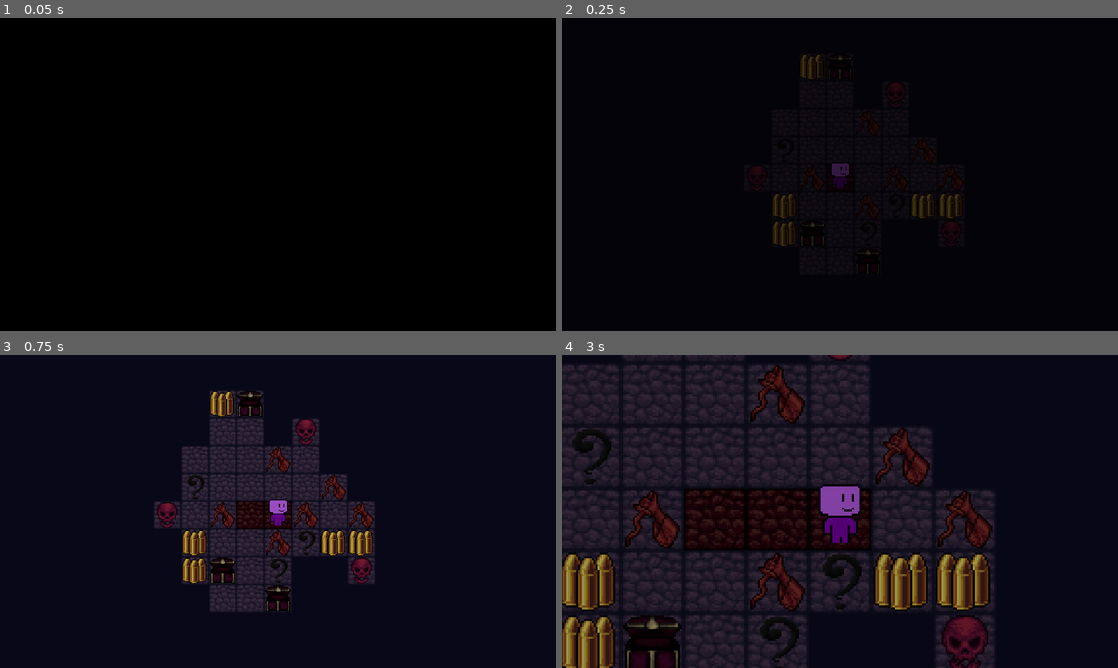
Above: before the commit, frames 1-4 (two rows, left to right).
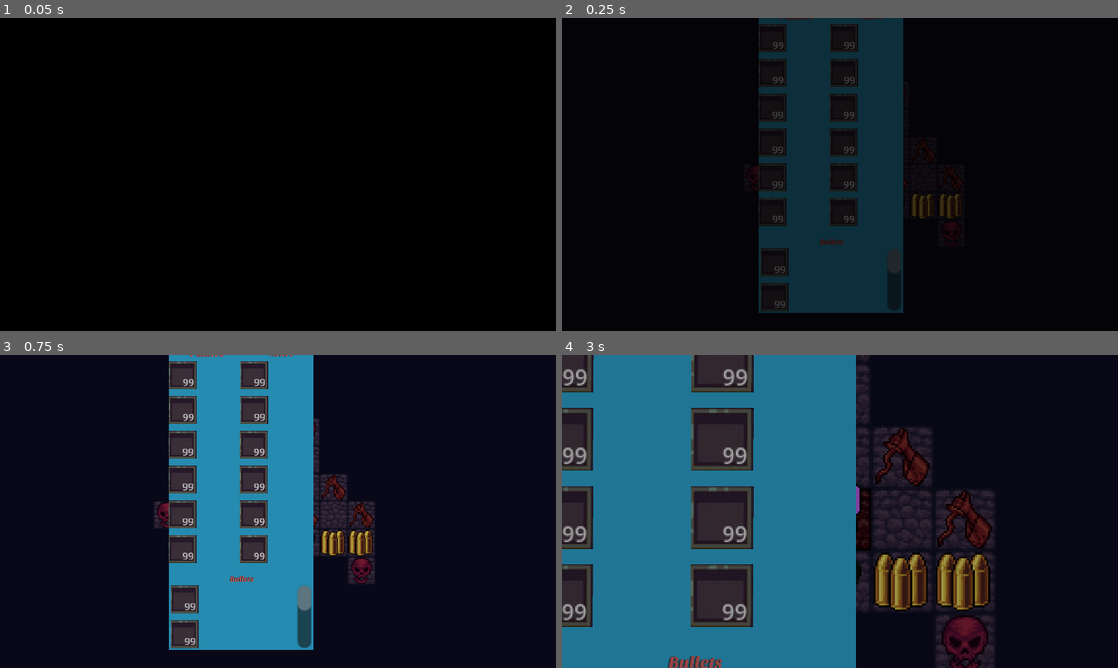
Above: after the commit, the same moments.

Repository: qthn67/HollowChamberGame
Game: Godot game, scene res://overworld.tscn
Two runs of this game, one before a commit and one after it. Both use one fixed random seed, a clock stepped at 60 frames per second and the inputs below.
Inputs (mouse positions are in pixels of both pictures, inside the frame that each line leads up to):
- Up to frame 1 (0.05 s): no input
- Up to frame 2 (0.25 s): no input
- Up to frame 3 (0.75 s): tap Enter at 0.5 s; move the mouse to (400, 495) at 0.52 s; hold Right (ui_right) from 0.53 s (still down); tap I (i, bound only after the commit) at 0.6 s; click (400, 495) at 0.67 s
- Up to frame 4 (3 s): release Right (ui_right) at 1.25 s; tap Space (debug1) at 1.25 s; drag from (728, 527) to (812, 574) at 1.27 s; tap Enter at 2 s; move the mouse to (895, 442) at 2.02 s; hold Right (ui_right) 2.03-2.75 s; tap I (i, bound only after the commit) at 2.1 s; drag from (812, 574) to (673, 464) at 2.77 s

Frame 1 is identical in both runs. In frame 2, 19% of the frame differs, in the area x 35-62%, y 0-95%; in frame 3, 23%; in frame 4, 48%, in the area x 0-53%, y 0-100%.

Commit message:
sdgsdghdghf

Diff:
--- a/Inventory/Scenes/inventory.tscn
+++ b/Inventory/Scenes/inventory.tscn
@@ -1,7 +1,7 @@
-[gd_scene load_steps=6 format=3 uid="uid://cecwfav6dle0b"]
+[gd_scene load_steps=6 format=3 uid="uid://0it7ldjor7up"]
 
 [ext_resource type="Texture2D" uid="uid://cpfsx3so0juwc" path="res://Assets/blue background.jpg" id="1_spuu0"]
-[ext_resource type="PackedScene" uid="uid://c22ooclwatdgp" path="res://Inventory/inventory_slots.tscn" id="1_uov6c"]
+[ext_resource type="PackedScene" path="res://Inventory/Scenes/inventory_slots.tscn" id="1_uov6c"]
 [ext_resource type="Texture2D" uid="uid://dfqur1g2usav8" path="res://Assets/Passive.png" id="2_2aw4r"]
 [ext_resource type="Texture2D" uid="uid://dv1ppt6lvcujh" path="res://Assets/Active.png" id="3_spuu0"]
 [ext_resource type="Texture2D" uid="uid://c54uxaywxeu20" path="res://Assets/Bullets.png" id="4_nxe83"]
--- a/Inventory/playerinv.tres
+++ b/Inventory/playerinv.tres
@@ -105,4 +105,4 @@
 
 [resource]
 script = ExtResource("2_j5s0h")
-slots = Array[Resource]([SubResource("Resource_j5s0h"), SubRes …(583 unchanged characters)…
+slots = Array[ExtResource("2_jtkq5")]([SubResource("Resource_j5s0h"), SubRes …(583 unchanged characters)…
--- a/combat.tscn
+++ b/combat.tscn
@@ -111,6 +111,7 @@
 text = "loaded ammo"
 
 [node name="TestEnemyLayout" parent="." instance=ExtResource("3_p7wow")]
+selected_layout = 2
 
 [node name="Options" type="Control" parent="."]
 layout_mode = 3
--- a/overworld.tscn
+++ b/overworld.tscn
@@ -14,6 +14,7 @@
 [ext_resource type="Texture2D" uid="uid://cwc41ai5d6o1x" path="res://eventTiles.png" id="10_hnx86"]
 [ext_resource type="Texture2D" uid="uid://cwpmsvsw5mte6" path="res://TempDialogueBox.png" id="14_pwyxv"]
 [ext_resource type="Script" uid="uid://dsq0s684td8i0" path="res://box.gd" id="15_hypey"]
+[ext_resource type="PackedScene" uid="uid://0it7ldjor7up" path="res://Inventory/Scenes/inventory.tscn" id="15_y687k"]
 
 [sub_resource type="GDScript" id="GDScript_gl4o0"]
 resource_name = "CameraControl"
@@ -1148,6 +1149,7 @@
 font_size = 100
 
 [node name="overworld" type="Node2D"]
+position = Vector2(-1, 0)
 
 [node name="Music" type="AudioStreamPlayer2D" parent="."]
 stream = ExtResource("1_8ruww")
@@ -1163,7 +1165,7 @@
 [node name="Combat" parent="." node_paths=PackedStringArray("black_transition", "player") instance=ExtResource("1_qvwqx")]
 visible = false
 z_index = 3
-position = Vector2(632, 357)
+position = Vector2(645, 359)
 scale = Vector2(2, 2)
 black_transition = NodePath("../Camera2D/BlackTransition")
 player = NodePath("../TileSpawner/Node2D2/Player")
@@ -1181,6 +1183,7 @@
 follow_node = NodePath("../TileSpawner/Node2D2/Player")
 
 [node name="BlackTransition" type="Node2D" parent="Camera2D" node_paths=PackedStringArray("player", "camera")]
+visible = false
 script = ExtResource("2_a8kb4")
 player = NodePath("../../TileSpawner/Node2D2/Player")
 camera = NodePath("..")
@@ -1295,3 +1298,10 @@
 horizontal_alignment = 1
 vertical_alignment = 1
 metadata/_edit_use_anchors_ = true
+
+[node name="InventoryUI" parent="." instance=ExtResource("15_y687k")]
+offset_left = 882.0
+offset_top = 367.0
+offset_right = 965.0
+offset_bottom = 525.0
+scale = Vector2(2, 2)
--- a/project.godot
+++ b/project.godot
@@ -20,7 +20,7 @@
 
 window/size/viewport_width=1920
 window/size/viewport_height=1080
-window/size/mode=2
+window/size/mode=3
 window/stretch/mode="viewport"
 
 [input]
@@ -49,6 +49,11 @@
 "deadzone": 0.2,
 "events": []
 }
+i={
+"deadzone": 0.2,
+"events": [Object(InputEventKey,"resource_local_to_scene":false,"resource_name":"","device":-1,"window_id":0,"alt_pressed":false,"shift_pressed":false,"ctrl_pressed":false,"meta_pressed":false,"pressed":false,"keycode":0,"physical_keycode":73,"key_label":0,"unicode":105,"location":0,"echo":false,"script":null)
+]
+}
 
 [rendering]
 
Not shown: 1 places in Inventory/playerinv.tres that only renumber resources
Not shown: 1 places in overworld.tscn that only renumber resources
